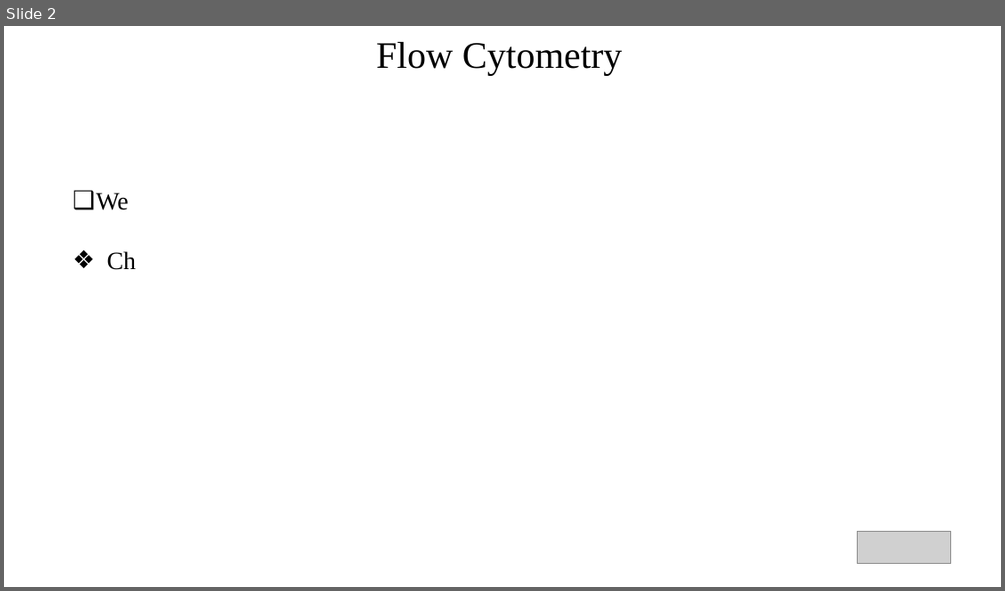
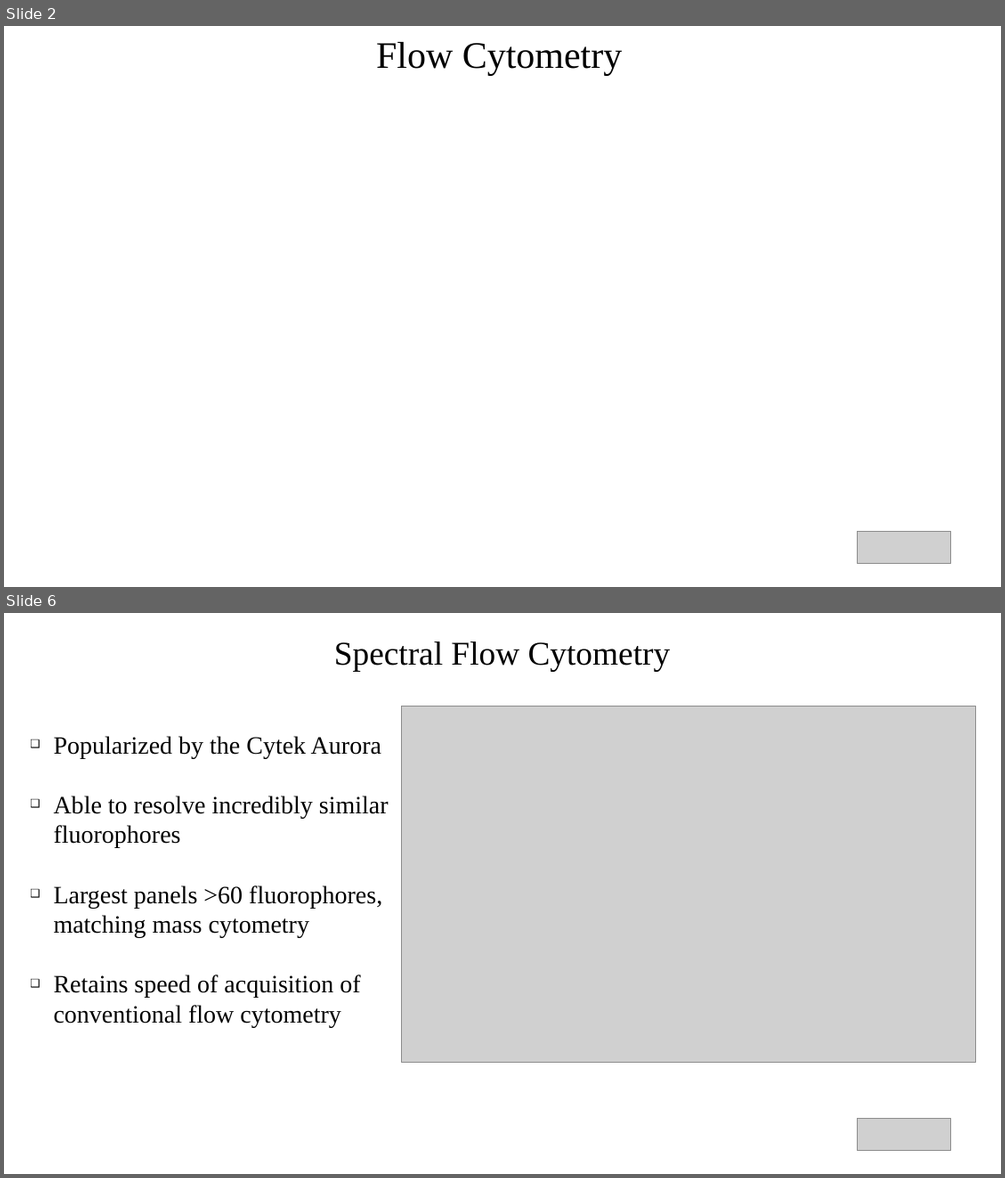
Before and after one commit to DavidRach/CytometryIn_Bioc2026, a slide deck: DavidRach_CytometryInR_BioC2026.pptx. Shown one above the other, each under a label of ours: slide 2 before the commit, slides 2 and 6 after it; the slides between them are not shown. The pictures are 1005x591 and 1005x1178 pixels, drawn with LibreOffice and Linux fonts; fonts in the diff are those of the drawing; grey boxes stand for pictures. Boxes give left, top, right and bottom in pixels: in the first picture for what was removed or moved away, otherwise in the second. Text is boxed around its words. In the diff, an @@ line names an element or a change of style, - is before the commit and + after.

```diff
--- a/DavidRach_CytometryInR_BioC2026.pptx
+++ b/DavidRach_CytometryInR_BioC2026.pptx
@@ slide 6 added at bbox=[4, 613, 1001, 1174], background #FFFFFF @@
@@ title added at bbox=[334, 641, 671, 672], 32 pt, text #000000 @@
+Spectral Flow Cytometry
@@ picture added at bbox=[402, 706, 976, 1062] @@
@@ text added at bbox=[54, 736, 388, 1028], 24 pt, text #000000 @@
+❑ Popularized by the Cytek Aurora
+❑ Able to resolve incredibly similar fluorophores
+❑ Largest panels >60 fluorophores, matching mass cytometry
+❑ Retains speed of acquisition of conventional flow cytometry
@@ picture added at bbox=[858, 1118, 951, 1151] @@
@@ slide 2 changed as well @@
@@ text removed at bbox=[96, 192, 137, 270] @@
-❑ We
-❖ Ch
```
Also in this commit, not shown: 9 other slides changed, 10 other slides added, 10 slides removed, 1 other file.
